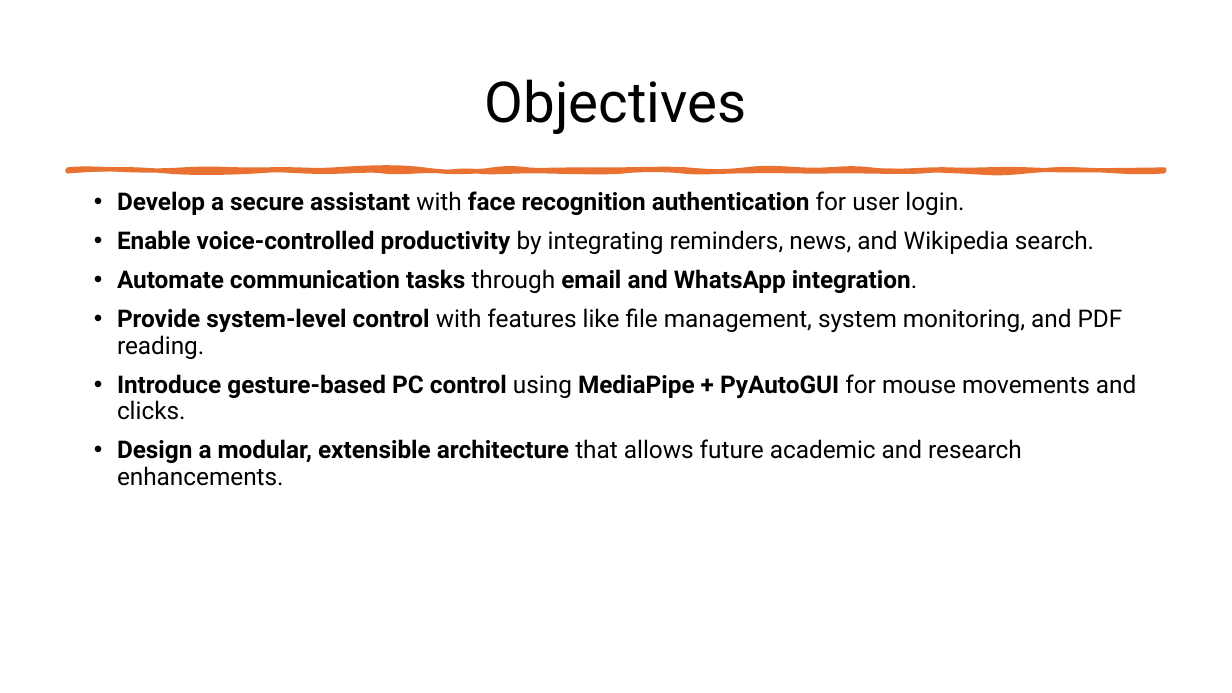
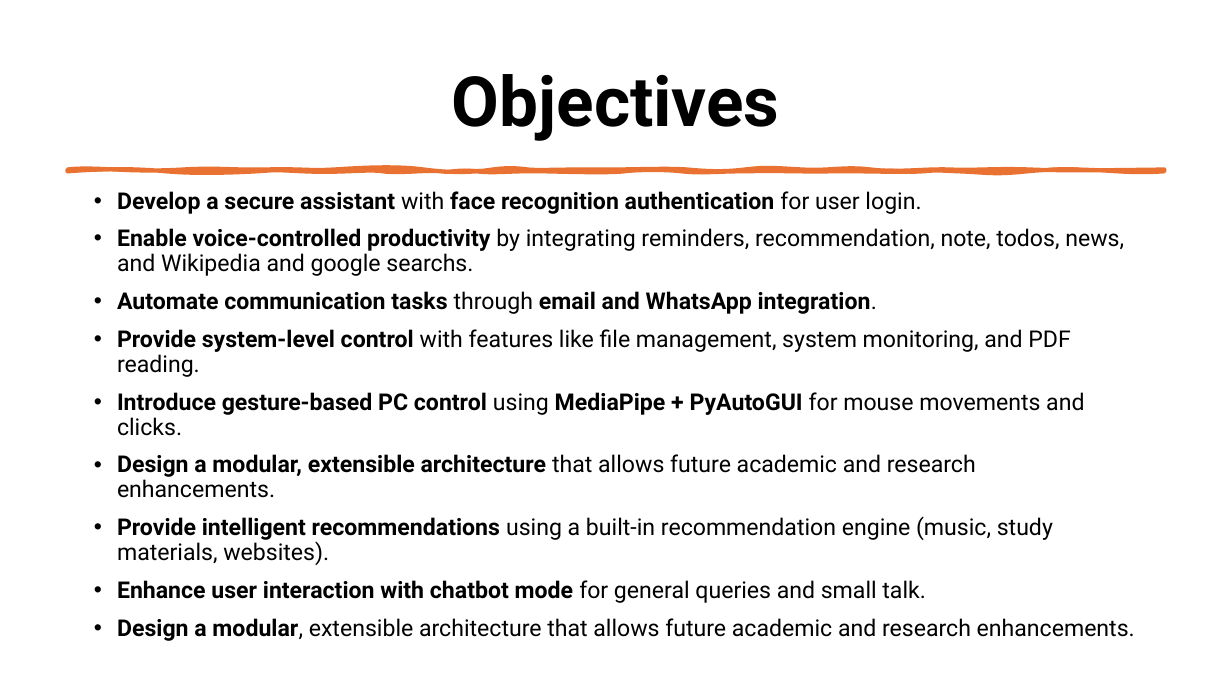
Before and after one commit to suhelgupta/mca-final-year-project, a slide deck: slide 3 of reports/Vignan Project Presentation.pptx. Drawn at 1232x693 pixels with LibreOffice and Linux fonts; fonts in the diff are those of the drawing. Boxes give left, top, right and bottom in pixels: in the first picture for what was removed or moved away, otherwise in the second. Text is boxed around its words. In the diff, an @@ line names an element or a change of style, - is before the commit and + after.

```diff
--- a/reports/Vignan Project Presentation.pptx
+++ b/reports/Vignan Project Presentation.pptx
@@ title "Objectives" at <box>452,74,780,141</box>: size 44 to 54 pt, bold on @@
@@ text at <box>117,191,1084,498</box>: size 19 to 18 pt in "Develop a secure assistant with face recognition ...", "Automate communication tasks through email and WhatsApp ...", "Provide system-level control with features like file ...", "Introduce gesture-based PC control using MediaPipe + ..." and 1 more places @@
@@ text at <box>117,228,1124,276</box>: text changed; size 19 to 18 pt @@
-• Enable voice-controlled productivity by integrating reminders, news, and Wikipedia search.
+• Enable voice-controlled productivity by integrating reminders, recommendation, note, todos, news, and Wikipedia and google searchs.
@@ text at <box>117,516,1135,641</box>: paragraphs added @@
+• Provide intelligent recommendations using a built-in recommendation engine (music, study materials, websites).
+• Enhance user interaction with chatbot mode for general queries and small talk.
+• Design a modular, extensible architecture that allows future academic and research enhancements.
```
Also in this commit, not shown: 2 other slides changed, 6 slides added, 4 slides removed, 1 other file.
